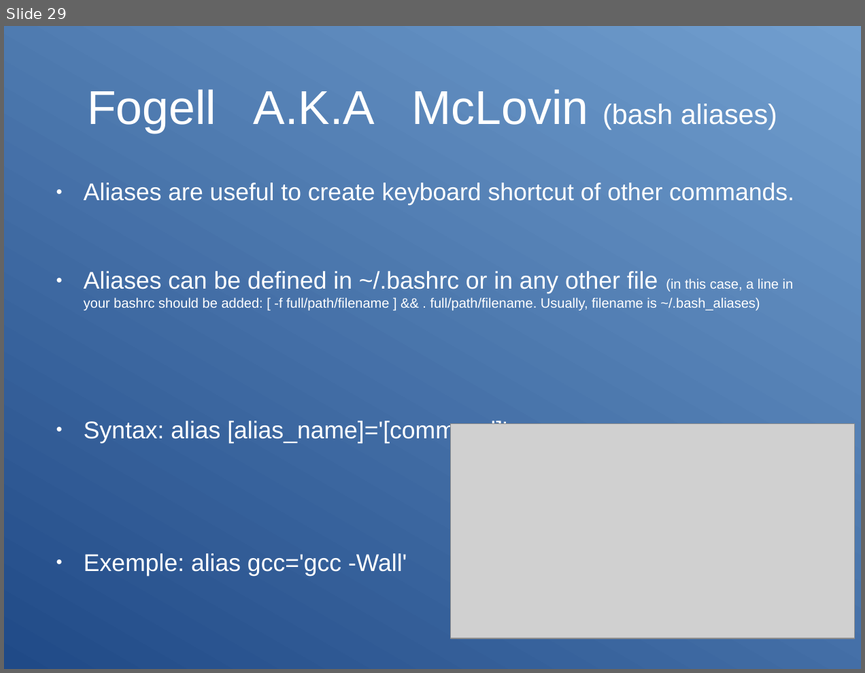
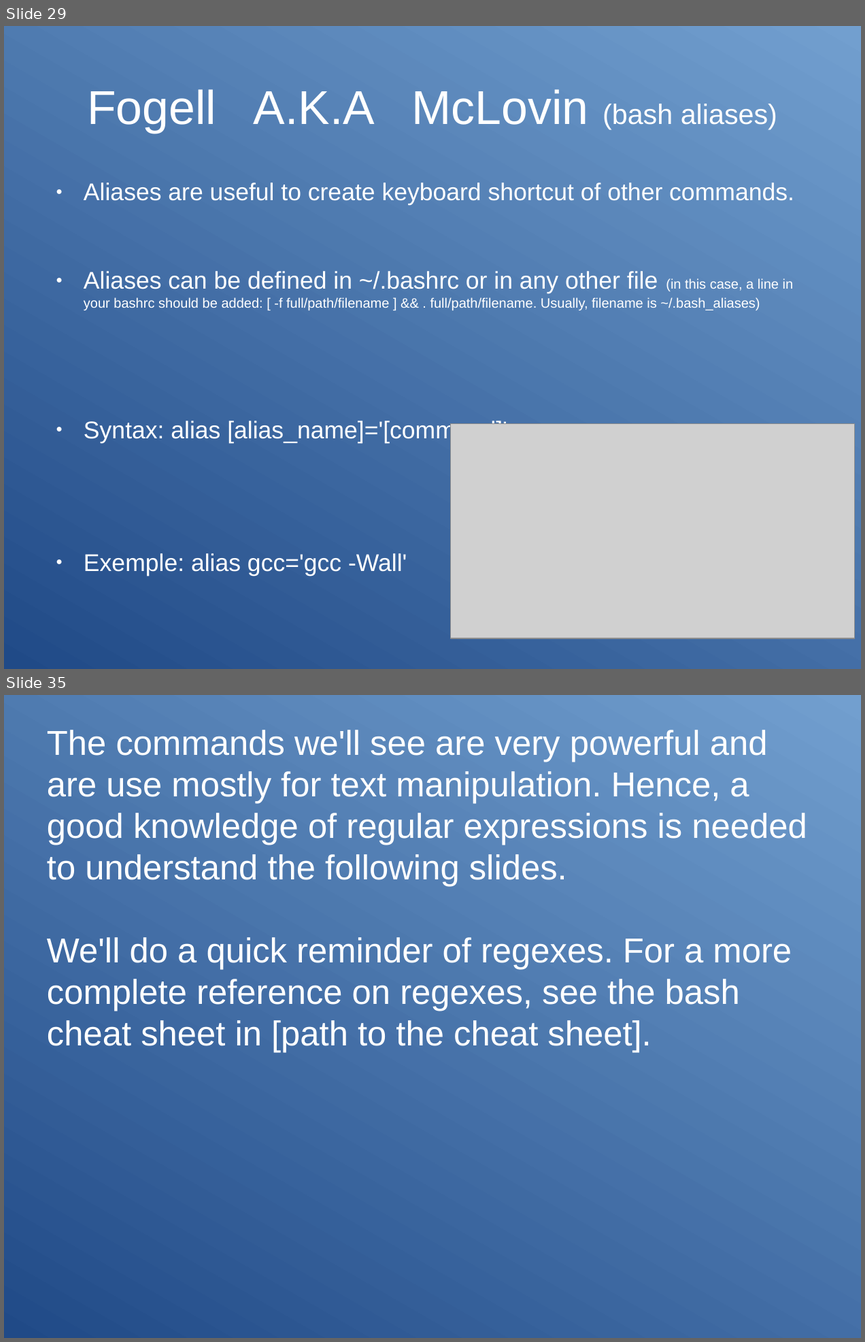
Before and after one commit to Clibre/An-introduction-to-bash, a slide deck: presentation.odp. Shown one above the other, each under a label of ours: slide 29 before the commit, slides 29 and 35 after it; the slides between them are not shown. The pictures are 865x673 and 865x1342 pixels, drawn with LibreOffice and Linux fonts; fonts in the diff are those of the drawing; grey boxes stand for pictures. Boxes give left, top, right and bottom in pixels: in the first picture for what was removed or moved away, otherwise in the second. Text is boxed around its words. In the diff, an @@ line names an element or a change of style, - is before the commit and + after.

Commit message:
ajout de la customization de bash + rappel des regex

```diff
--- a/presentation.odp
+++ b/presentation.odp
@@ slide 35 added at [4, 695, 861, 1338], background gradient #204A87 to #729FCF @@
@@ subtitle added at [47, 730, 806, 1052], 32 pt, text #FFFFFF @@
+The commands we'll see are very powerful and are use mostly for text manipulation. Hence, a good knowledge of regular expressions is needed to understand the following slides.
+We'll do a quick reminder of regexes. For a more complete reference on regexes, see the bash cheat sheet in [path to the cheat sheet].
```
Also in this commit, not shown: 1 slide changed, 9 other slides added, 2 other files.
